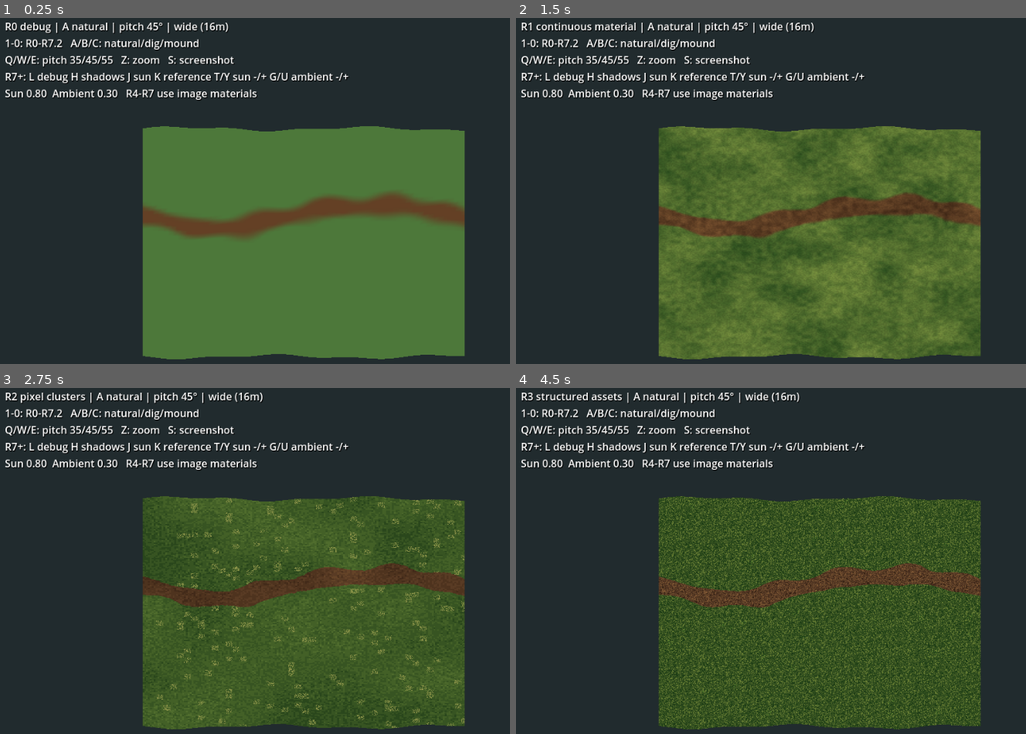
Above: before the commit, frames 1-4 (two rows, left to right).
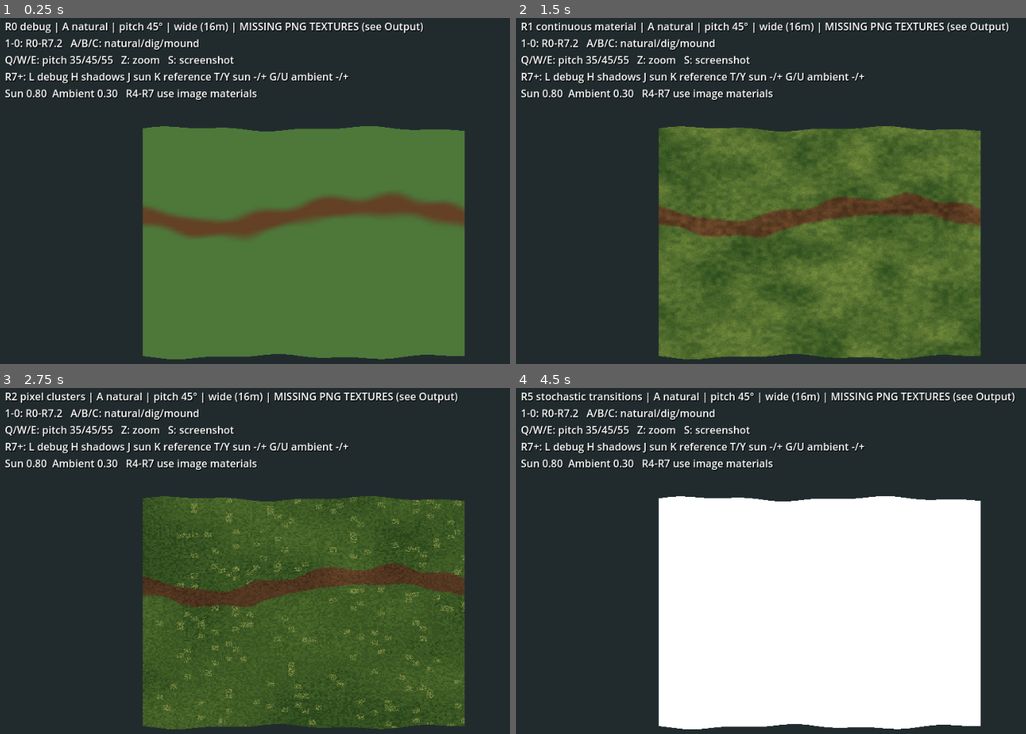
Above: after the commit, the same moments.

Repository: Riddick-ulous/SurvivalGamePixelArt
Game: Godot game, scene res://main.tscn
Same seed, same stepped clock (60 frames per second), same inputs: the game is played once before the commit and once after it.
Inputs:
- Up to frame 1 (0.25 s): no input
- Up to frame 2 (1.5 s): tap Enter at 0.5 s; hold W 0.53-1.28 s; tap 1 at 0.6 s; tap Space at 1.25 s; hold S from 1.28 s (still down); tap 2 at 1.35 s
- Up to frame 3 (2.75 s): tap Enter at 2 s; release S at 2.03 s; hold W from 2.03 s (still down); tap 3 at 2.1 s
- Up to frame 4 (4.5 s): tap Space at 2.75, 4.25 s; tap 4 at 2.85 s; tap Enter at 3.5 s; release W at 3.53 s; hold A from 3.53 s (still down); tap 5 at 3.6 s; tap 6 at 4.35 s

The runs differ from the first frame. In frame 1, 0.5% of the frame differs, in the area x 45-84%, y 1-5%; in frame 2, 0.5%; in frame 3, 0.5%; in frame 4, 43%, in the area x 2-98%, y 1-99%.

Commit message:
fix: expose missing terrain texture errors instead of silently resetting mode

Diff:
--- a/experiments/terrain-rendering-spike/terrain_spike.gd
+++ b/experiments/terrain-rendering-spike/terrain_spike.gd
@@ -225,8 +225,9 @@
 
 func _update_scene() -> void:
     if mode_id >= 4 and not r4_ready:
-        mode_id = 3
-        push_warning("Image materials missing in res://materials/")
+        push_error("Selected %s but image textures are unavailable. Check res://materials/grass_a_256.png, grass_b_256.png, soil_256.png" % MODES[mode_id])
+        # Keep requested mode selected so the UI exposes the actual failure.
+        # Missing samplers will not display correctly until the files are loaded.
     _rebuild_mesh()
     terrain_material.set_shader_parameter("render_mode_id",mode_id)
     r71_sun.visible = mode_id >= 7
@@ -245,7 +246,8 @@
         var z: float = item.get_meta("ground_z")
         item.position.y = _height(x,z)+0.17
     var zoom_label: String = "close (~4m)" if close_camera else "wide (16m)"
-    info.text = "%s | %s | pitch %.0f° | %s\n1-0: R0-R7.2   A/B/C: natural/dig/mound\nQ/W/E: pitch 35/45/55   Z: zoom   S: screenshot\nR7+: L debug H shadows J sun K reference T/Y sun -/+ G/U ambient -/+\nSun %.2f  Ambient %.2f   R4-R7 use image materials" % [MODES[mode_id],CASES[case_id],pitch,zoom_label,sun_energy,ambient_energy]
+    var texture_status: String = "textures OK" if r4_ready else "MISSING PNG TEXTURES (see Output)"
+    info.text = "%s | %s | pitch %.0f° | %s | %s\n1-0: R0-R7.2   A/B/C: natural/dig/mound\nQ/W/E: pitch 35/45/55   Z: zoom   S: screenshot\nR7+: L debug H shadows J sun K reference T/Y sun -/+ G/U ambient -/+\nSun %.2f  Ambient %.2f   R4-R7 use image materials" % [MODES[mode_id],CASES[case_id],pitch,zoom_label,texture_status,sun_energy,ambient_energy]
 
 func _unhandled_key_input(event: InputEvent) -> void:
     if not (event is InputEventKey) or not event.pressed or event.echo:
